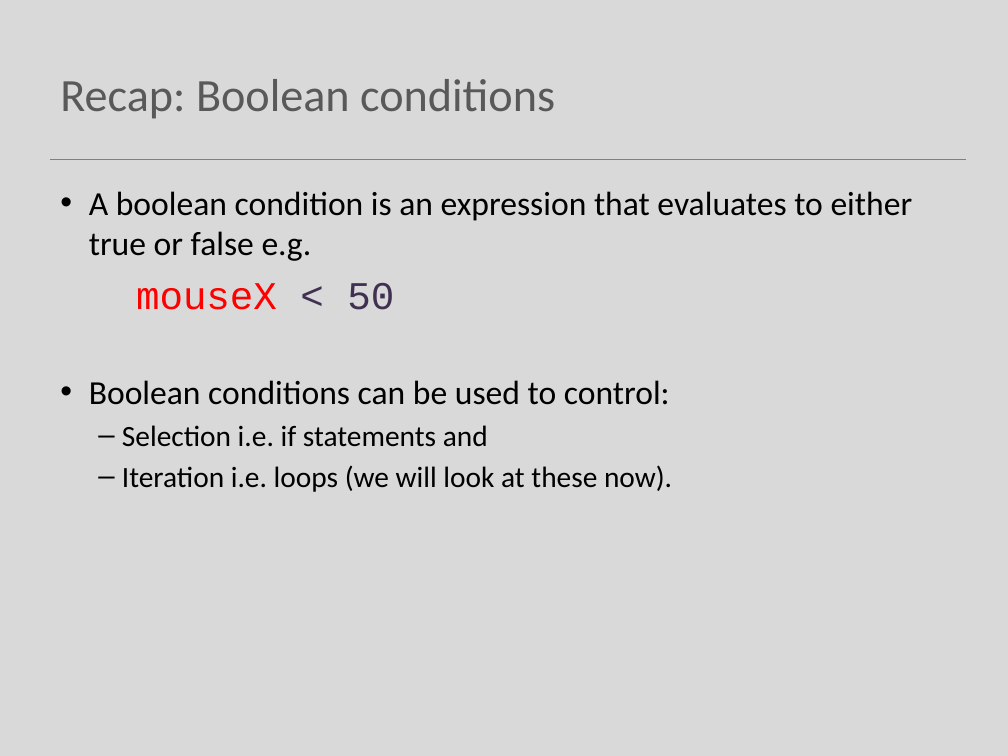
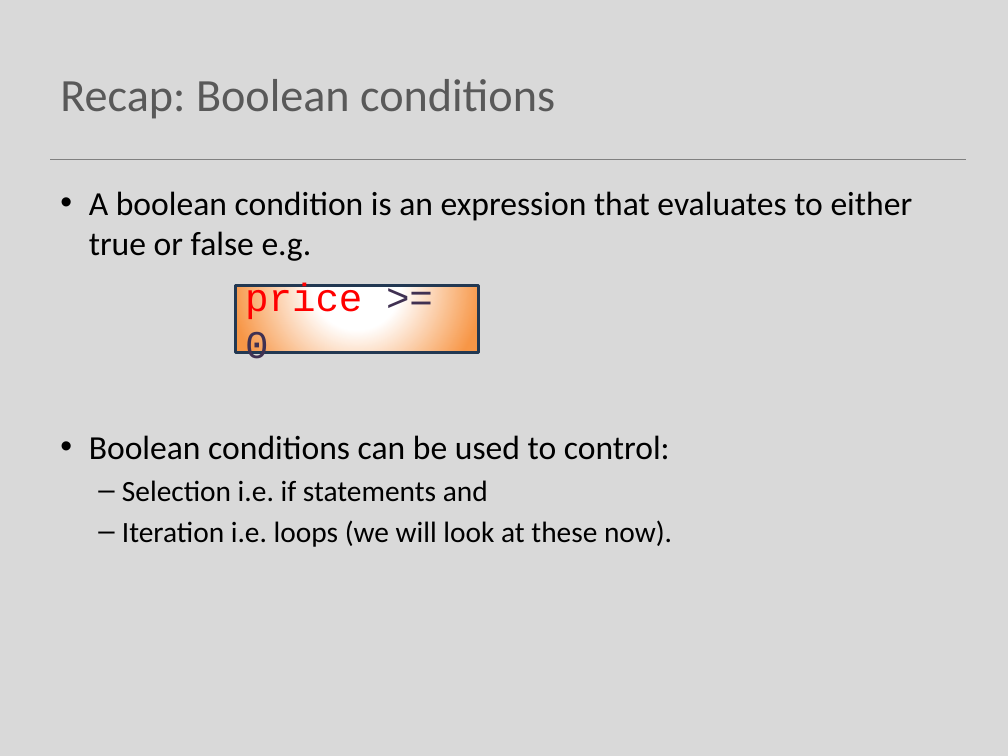
Before and after one commit to Programming-Fundamentals-SETU/prog-fund-1-sept-25, a slide deck: slide 3 of topic05-loops/unit-1-lectures/talk-1-iteration-while/a-iteration-while.pptx. Drawn at 1008x756 pixels with LibreOffice and Linux fonts; fonts in the diff are those of the drawing. Boxes give left, top, right and bottom in pixels: in the first picture for what was removed or moved away, otherwise in the second. Text is boxed around its words. In the diff, an @@ line names an element or a change of style, - is before the commit and + after.

```diff
--- a/topic05-loops/unit-1-lectures/talk-1-iteration-while/a-iteration-while.pptx
+++ b/topic05-loops/unit-1-lectures/talk-1-iteration-while/a-iteration-while.pptx
@@ text at bbox=[136, 283, 394, 310]: paragraph removed @@
-mouseX < 50
@@ rectangle added at bbox=[235, 285, 479, 353], fill gradient #FFFFFF to #F79646, outline #233953 2 pt, 28 pt, text #FF0000 @@
+price >= 0
```
Also in this commit, not shown: 3 other slides changed, 2 slides added, 4 slides removed, 16 other files.
